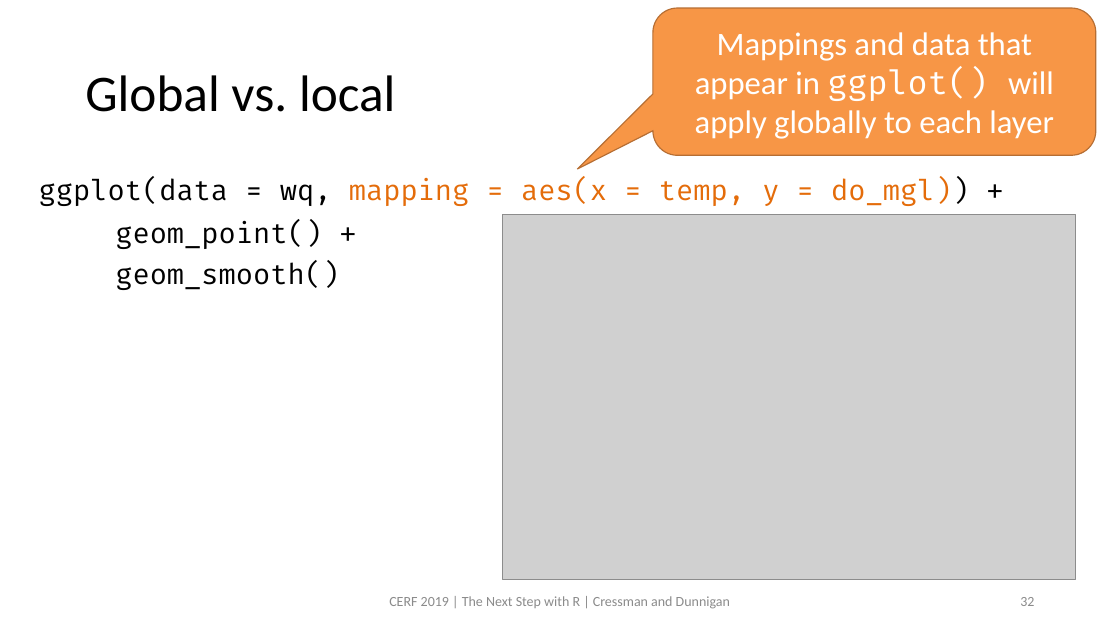
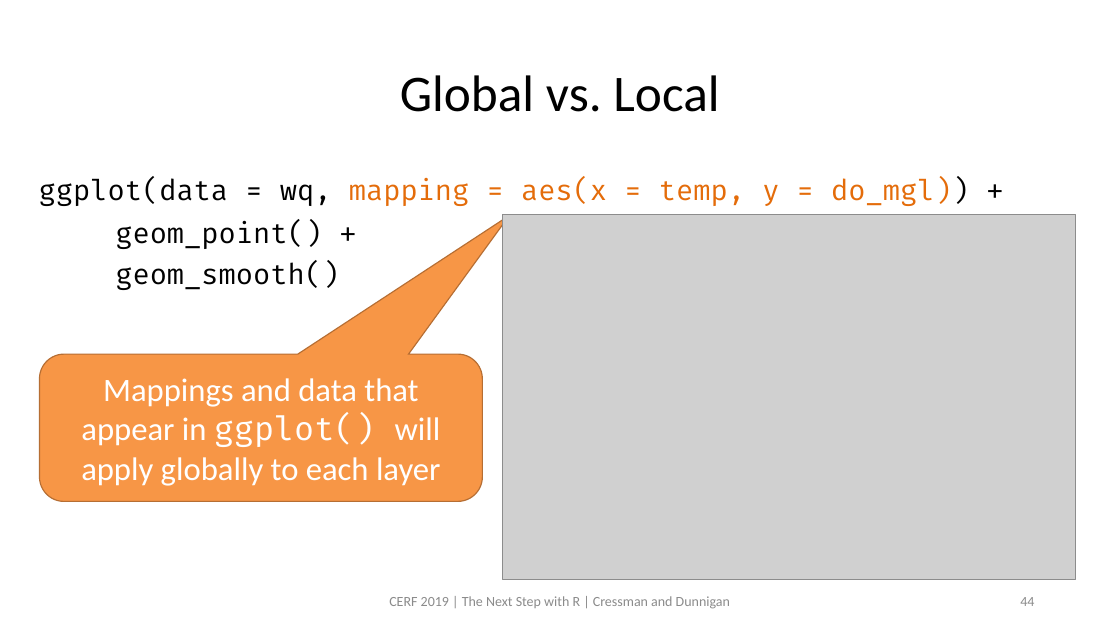
Before and after one commit to swmpkim/2019_CERF, a slide deck: slide 44 of slides/01_Visualize.pptx (slide 32 before the commit). Drawn at 1120x630 pixels with LibreOffice and Linux fonts; fonts in the diff are those of the drawing; grey boxes stand for pictures. Boxes give left, top, right and bottom in pixels: in the first picture for what was removed or moved away, otherwise in the second. Text is boxed around its words. In the diff, an @@ line names an element or a change of style, - is before the commit and + after.

```diff
--- a/slides/01_Visualize.pptx
+++ b/slides/01_Visualize.pptx
@@ title at <box>400,75,719,112</box>: text changed @@
-Global vs. local
+Global vs. Local
@@ rounded speech box "Mappings and data that appear ...": place and size @@
-rounded speech box "Mappings and data that appear ..." at <box>653,8,1096,155</box>
+rounded speech box "Mappings and data that appear ..." at <box>39,355,482,502</box>
@@ rounded speech box "Mappings and data that appear ..." at <box>39,355,482,502</box>: proportions changed @@
@@ page number at <box>1020,597,1034,606</box>: text changed @@
-32
+44
```
Also in this commit, not shown: 13 other slides changed, 18 slides added, 1 other file.
